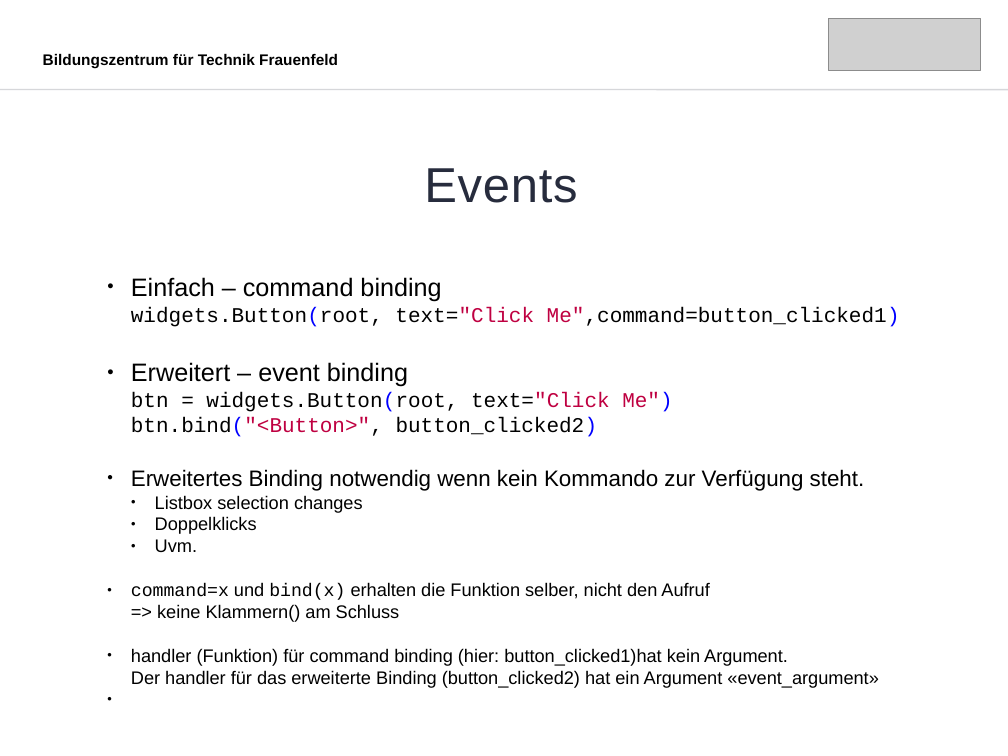
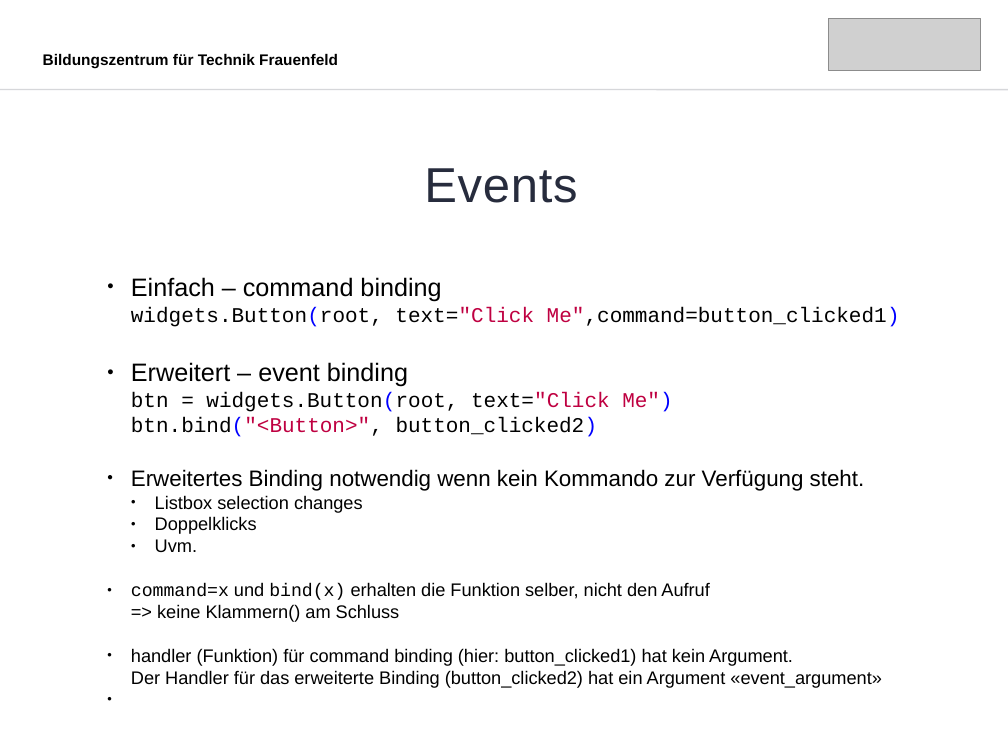
Before and after one commit to MicCalo/Applikationsentwicklung, a slide deck: slide 9 of Tag 10/Slides.odp. Drawn at 1008x756 pixels with LibreOffice and Linux fonts; fonts in the diff are those of the drawing; grey boxes stand for pictures. Boxes give left, top, right and bottom in pixels: in the first picture for what was removed or moved away, otherwise in the second. Text is boxed around its words. In the diff, an @@ line names an element or a change of style, - is before the commit and + after.

```diff
--- a/Tag 10/Slides.odp
+++ b/Tag 10/Slides.odp
@@ text at (x1=131, y1=648, x2=881, y2=688): text changed @@
-● handler (Funktion) für command binding (hier: button_clicked1)hat kein Argument.
-  Der handler für das erweiterte Binding (button_clicked2) hat ein Argument «event_argument»
+● handler (Funktion) für command binding (hier: button_clicked1) hat kein Argument.
+  Der Handler für das erweiterte Binding (button_clicked2) hat ein Argument «event_argument»
```
Also in this commit, not shown: 18 other files.
